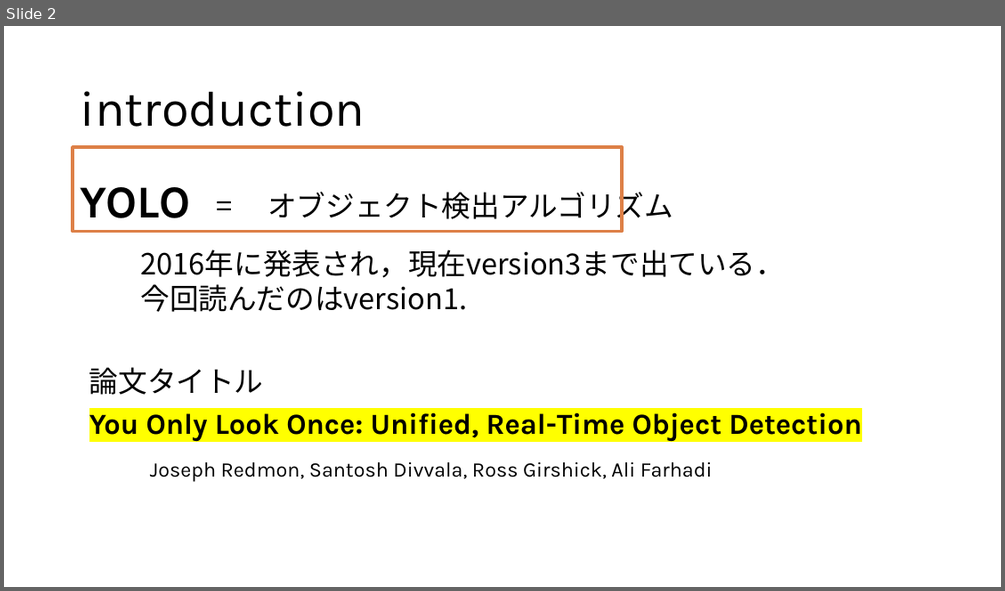
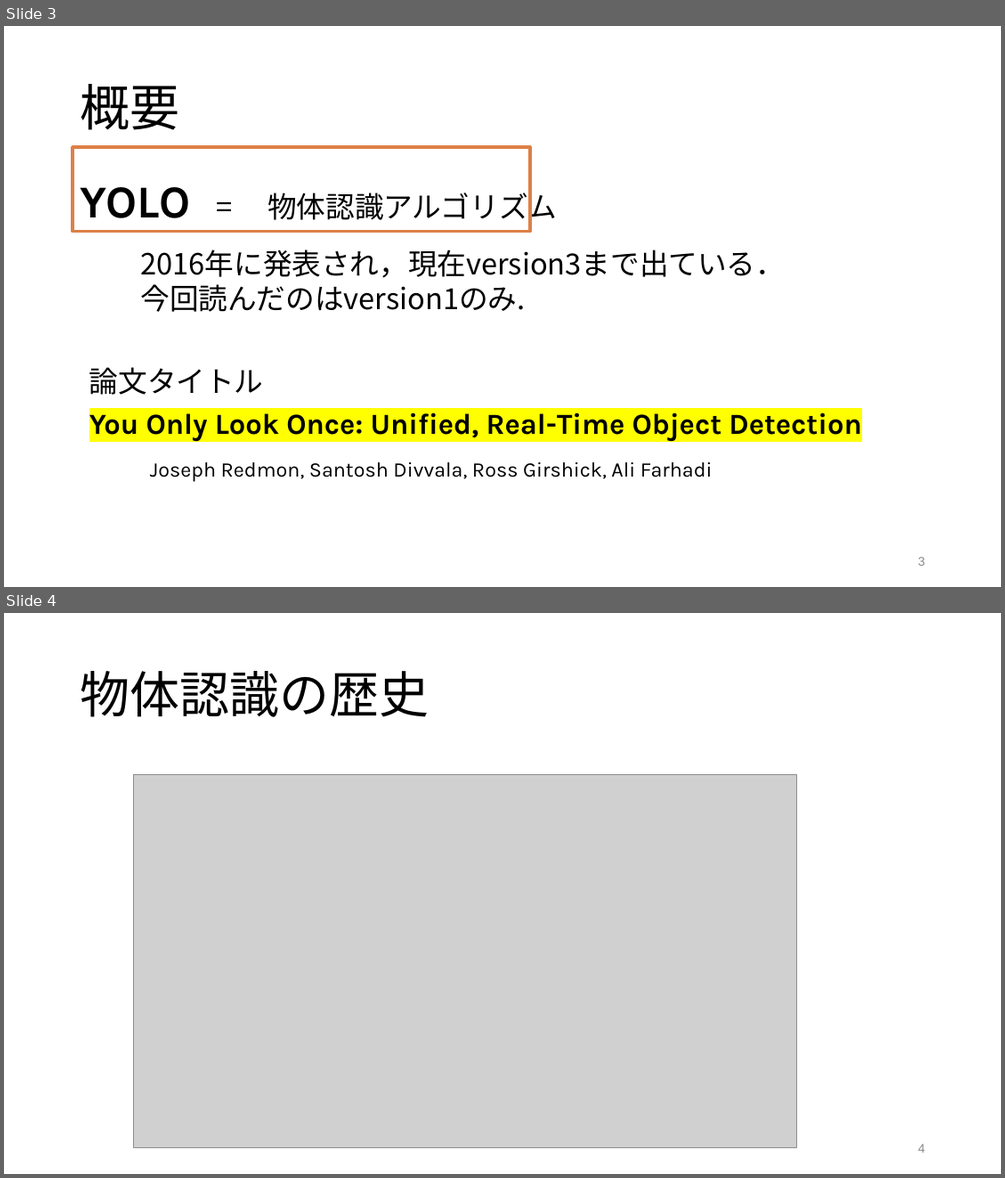
Before and after one commit to tackky/YOLO, a slide deck: yolo.pptx. Shown one above the other, each under a label of ours: slide 2 before the commit, slides 3 and 4 after it. The pictures are 1005x591 and 1005x1178 pixels, drawn with LibreOffice and Linux fonts; fonts in the diff are those of the drawing; grey boxes stand for pictures. Boxes give left, top, right and bottom in pixels: in the first picture for what was removed or moved away, otherwise in the second. Text is boxed around its words. In the diff, an @@ line names an element or a change of style, - is before the commit and + after.

```diff
--- a/yolo.pptx
+++ b/yolo.pptx
@@ slide 4 added at <box>4,613,1001,1174</box>, background #FFFFFF @@
@@ title added at <box>80,671,429,717</box>, 48 pt, text #000000 @@
+物体認識の歴史
@@ picture added at <box>133,774,796,1148</box> @@
@@ page number added at <box>918,1143,925,1152</box>, 12 pt, text #888888 @@
+4
@@ what was slide 2 is now slide 3 @@
@@ slide 3 changed as well @@
@@ title at <box>80,84,179,130</box>: text changed @@
-introduction
+概要
@@ rectangle: place and size @@
-rectangle at <box>73,147,623,232</box>
+rectangle at <box>73,147,531,232</box>
@@ text at <box>267,188,557,225</box>: text changed @@
-= オブジェクト検出アルゴリズム
+= 物体認識アルゴリズム
@@ text at <box>140,284,525,312</box>: text changed @@
-今回読んだのはversion1.
+今回読んだのはversion1のみ.
@@ page number added at <box>918,556,925,565</box>, 12 pt, text #888888 @@
+3
```
Also in this commit, not shown: 2 other slides changed, 5 other slides added, 1 slide removed, 2 other files.
